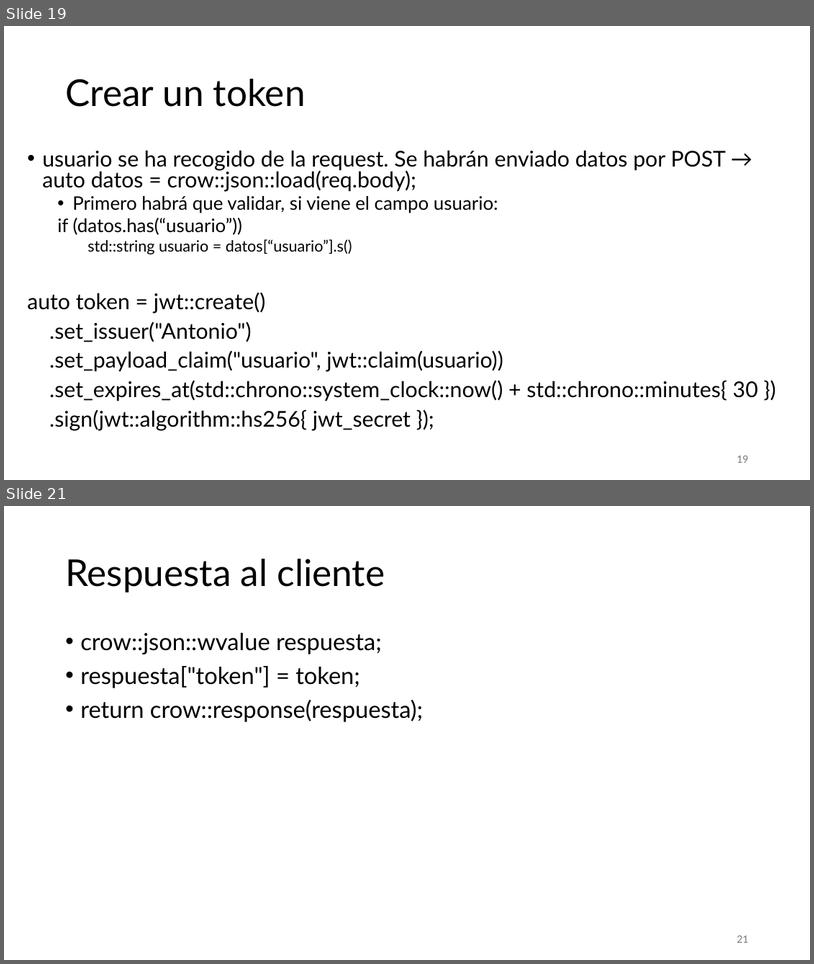
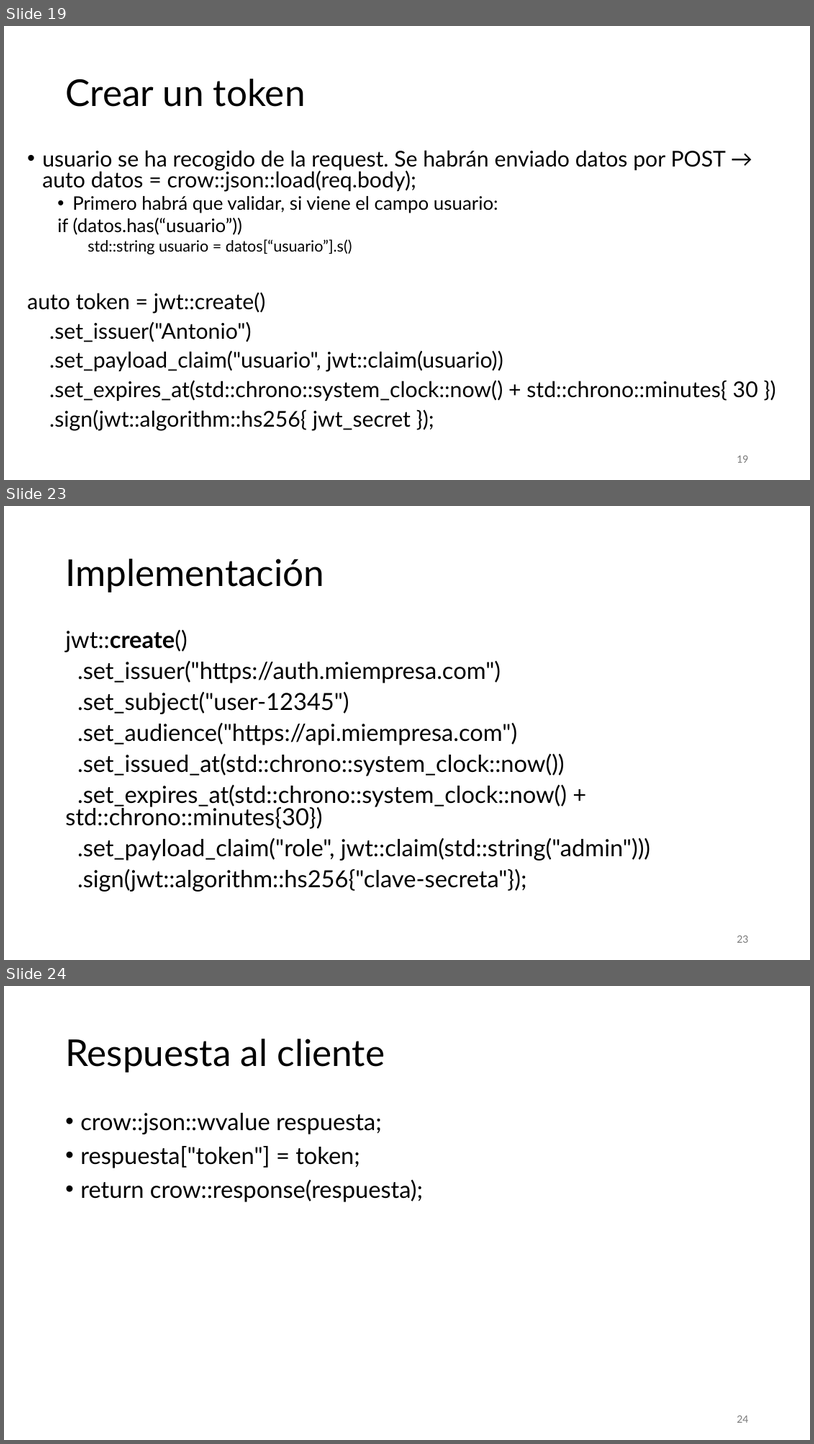
Before and after one commit to aldebarran22/CURSO_CPP_SERVICIOS_30H, a slide deck: doc/6_Seguridad_servicios_web_cpp.pptx. Shown one above the other, each under a label of ours: slides 19 and 21 before the commit, slides 19, 23 and 24 after it; the slides between them are not shown. The pictures are 814x964 and 814x1444 pixels, drawn with LibreOffice and Linux fonts; fonts in the diff are those of the drawing. Boxes give left, top, right and bottom in pixels: in the first picture for what was removed or moved away, otherwise in the second. Text is boxed around its words. In the diff, an @@ line names an element or a change of style, - is before the commit and + after.

```diff
--- a/doc/6_Seguridad_servicios_web_cpp.pptx
+++ b/doc/6_Seguridad_servicios_web_cpp.pptx
@@ slide 23 added at [4,506,810,960], background #FFFFFF @@
@@ title added at [65,559,324,592], 44 pt, text #000000 @@
+Implementación
@@ text added at [65,630,651,891], 28 pt, text #000000 @@
+jwt::create()
+.set_issuer("https://auth.miempresa.com")
+.set_subject("user-12345")
+.set_audience("https://api.miempresa.com")
+.set_issued_at(std::chrono::system_clock::now())
+.set_expires_at(std::chrono::system_clock::now() + std::chrono::minutes{30})
+.set_payload_claim("role", jwt::claim(std::string("admin")))
+.sign(jwt::algorithm::hs256{"clave-secreta"});
@@ page number added at [737,935,748,942], 12 pt, text #797979 @@
+23
@@ what was slide 21 is now slide 24 @@
@@ page number at [737,1415,748,1422]: text changed @@
-21
+24
```
Also in this commit, not shown: 1 slide changed, 2 other slides added, 5 other files.
